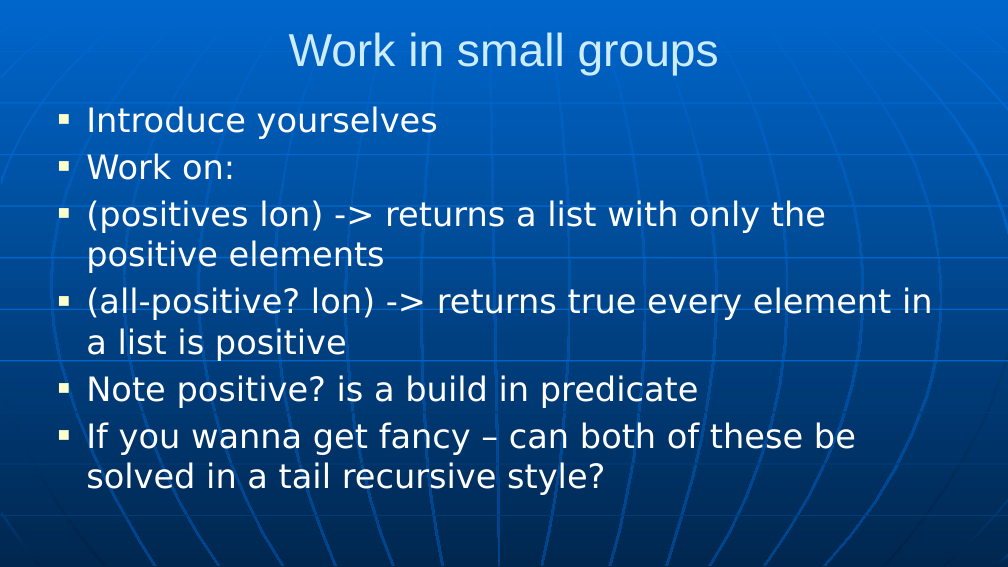
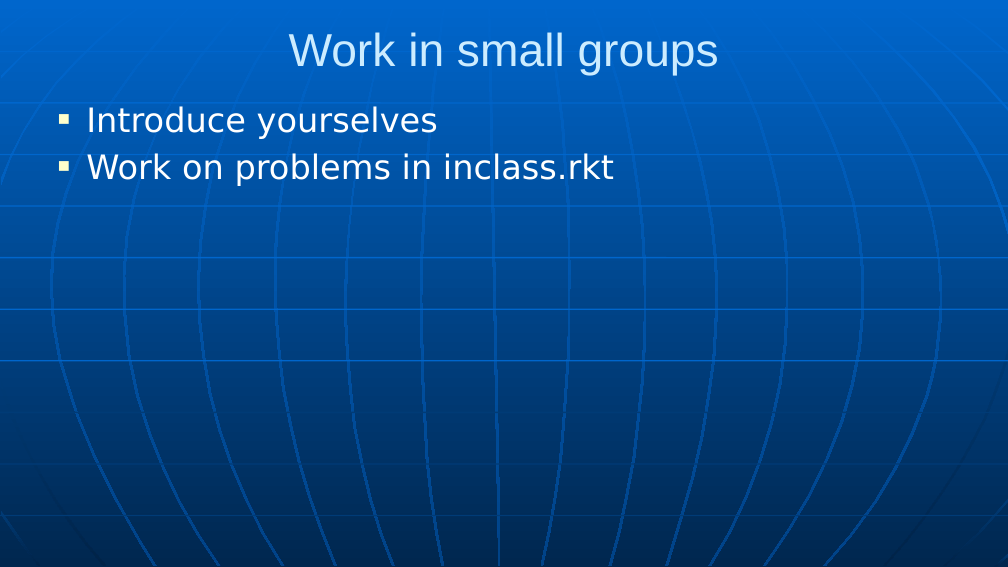
Before and after one commit to RHIT-CSSE/csse304, a slide deck: slide 15 of ClassMaterials/CourseIntro/CWA-intro.pptx. Drawn at 1008x567 pixels with LibreOffice and Linux fonts; fonts in the diff are those of the drawing. Boxes give left, top, right and bottom in pixels: in the first picture for what was removed or moved away, otherwise in the second. Text is boxed around its words. In the diff, an @@ line names an element or a change of style, - is before the commit and + after.

```diff
--- a/ClassMaterials/CourseIntro/CWA-intro.pptx
+++ b/ClassMaterials/CourseIntro/CWA-intro.pptx
@@ text at box(86, 153, 614, 186): text changed @@
-■ Work on:
-■ (positives lon) -> returns a list with only the positive elements
-■ (all-positive? lon) -> returns true every element in a list is positive
-■ Note positive? is a build in predicate
-■ If you wanna get fancy – can both of these be solved in a tail recursive style?
+■ Work on problems in inclass.rkt
```
Also in this commit, not shown: 1 other slide changed, 3 other files.
